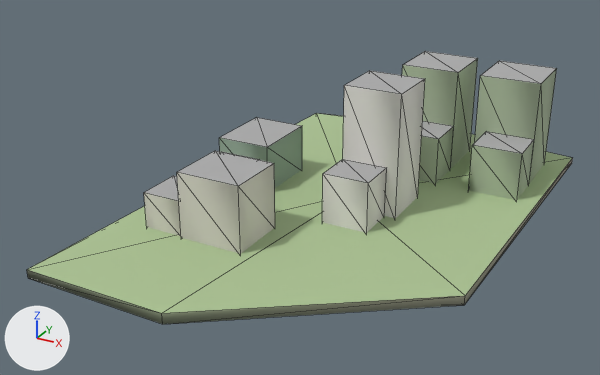
The glTF model godot_project/remake/sky/islands/SKY-068.lod2.glb as it was, and as the next commit left it.
Before and after are seen from a 50 mm lens placed at (71.1, -152.8, 75.6), pointed at (-9.3, -6.5, 2.4). Every picture has the same lights, and +X, +Y and +Z are marked at lower left. The first picture is the older version. Mesh edges are drawn as thin lines.

In view in the first picture: 'buildings', 'deck', 'rock'.
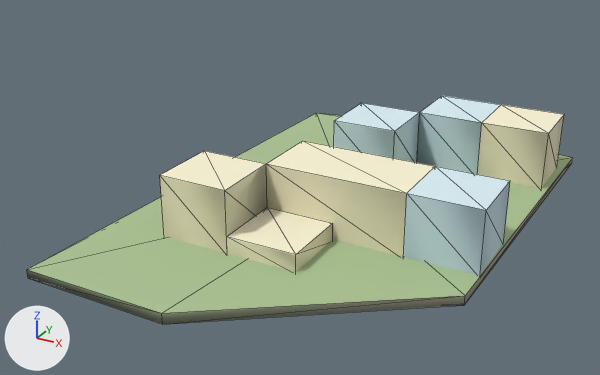
The change, as a diff of the scene's bpy script:
```diff
--- a/godot_project/remake/sky/islands/SKY-068.lod2.glb.py
+++ b/godot_project/remake/sky/islands/SKY-068.lod2.glb.py
@@ me_warren_hull @@
+me_warren_hull.from_pydata(...)  # 47 vertices, 80 faces; spans x -24.0..36.0, y -36.0..39.0, z -0.5..13.2
+me_warren_hull.materials.append(mat_sky_lod_bldg)
@@ ob_buildings @@
-ob_buildings = bpy.data.objects.new('buildings', me_buildings)
-ob_buildings.location = (0.0, 0.0, 0.0)
@@ ob_warren_hull @@
+ob_warren_hull = bpy.data.objects.new('warren_hull', me_warren_hull)
+ob_warren_hull.location = (0.0, 0.0, 0.0)
```

Pixel boxes (x1, y1, x2, y2) of what changed, in the pictures (600 x 375 px):
'warren_hull', added
    after: (160, 96, 564, 276)
'buildings', deleted
    before: (144, 51, 557, 254)
